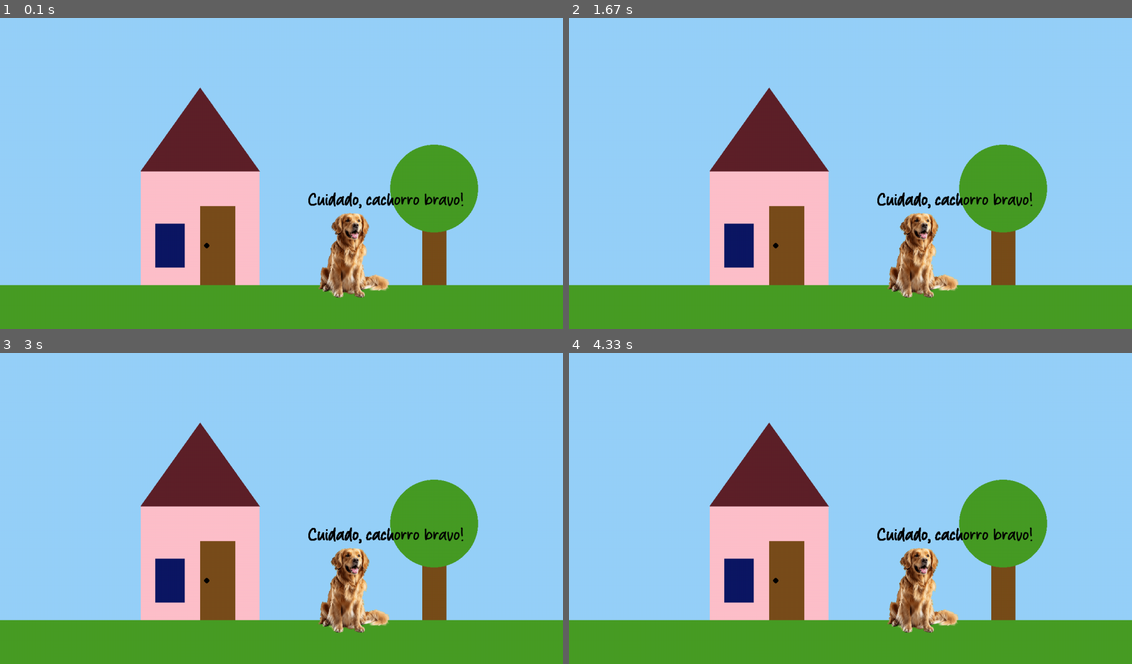
Above: before the commit, frames 1-4 (two rows, left to right).
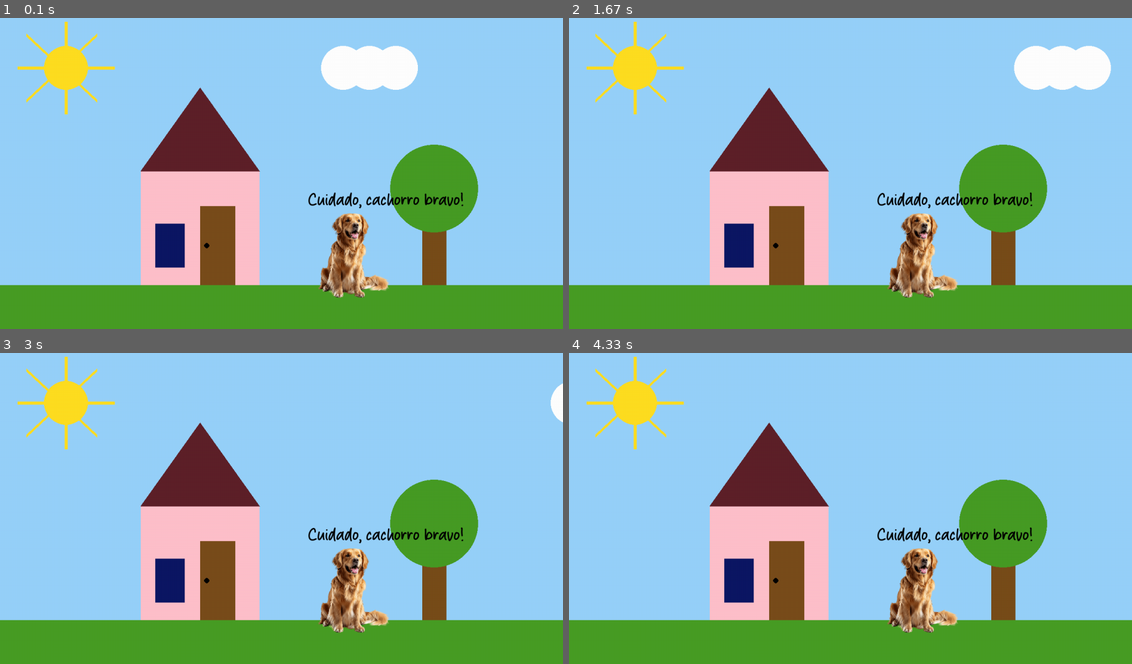
Above: after the commit, the same moments.

Repository: biasferr/intro-ao-pygame
Game: pygame game, started from casinha.py
Two runs of this game, one before a commit and one after it. Both use one fixed random seed, a clock stepped at 60 frames per second and the inputs below.
Inputs:
- Up to frame 1 (0.1 s): no input
- Up to frame 2 (1.67 s): no input
- Up to frame 3 (3 s): no input
- Up to frame 4 (4.33 s): no input

The runs differ from the first frame. In frame 1, 3.7% of the frame differs, in the area x 3-75%, y 1-86%; in frame 2, 3.7%, in the area x 3-97%, y 1-86%; in frame 3, 1.8%; in frame 4, 1.6%.

Commit message:
atualizando a casinha

Diff:
--- a/casinha.py
+++ b/casinha.py
@@ -10,19 +10,32 @@
 cachorro_font= font.Font("Shelter Coffee.otf", 40)
 
 #carregar musica
-# mixer.music.load(#arquivo da minha musica)
-# mixer.music.play(-1)
+mixer.music.load("still into you.mp3")
+mixer.music.play(-1)
+
 
 window = display.set_mode((1280,720))
 
 #definir cor pro fundo
 window.fill((151, 209, 250))
 
+nuvem_x= 750
+nuvem_y= 125
+velocidade_nuvem= 3
+
+
+
+
 while True:
     for ev in event.get():
         if ev.type == QUIT:
             quit()
             sys.exit()
+
+    window.fill((151, 209, 250))
+    #movimento da nuvem
+    nuvem_x += velocidade_nuvem
+
 
     #desenhando casa
     draw.rect(window,(72, 157, 37), (0,620,1280,100))
@@ -35,6 +48,19 @@
     #desenhando arvore
     draw.rect(window, (120, 77, 26), (960,360,55,260))
     draw.circle(window,(71, 156, 37),(987,400), 100)
+
+    #desenhar sol
+    draw.circle(window, (255,222,33), (150,125),(50))
+    draw.line(window,(255,222,33),(150,230), (150,20),(7))
+    draw.line(window,(255,222,33), (40,125), (260,125),(7))
+    draw.line(window, (255,222,33),(60,50), (220,200),(7))
+    draw.line(window, (255,222,33),(220,50), (60,200),(7))
+
+    #desenhar nuvem
+    draw.circle(window,(255,255,255),(nuvem_x,nuvem_y),50)
+    draw.circle(window,(255,255,255),(nuvem_x +60,nuvem_y),50)
+    draw.circle(window,(255,255,255),(nuvem_x +120,nuvem_y),50)
+
     #desenhar imagens
     window.blit(cachorro_img,(700,450))
 
Not shown, added: still into you.mp3
